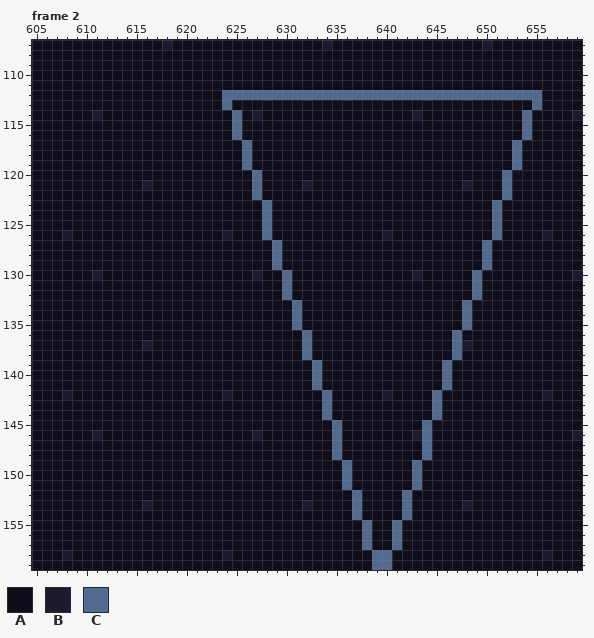
Pixel-art file: assets/images/scratch/scratch.aseprite. That is the earlier state.
896x160 pixels, 2 frames. Colours within 5 levels of each other are drawn and written as one. Shown: frame 2: x 605..659, y 107..159. The commit also changed other frames or places, which this record leaves out.
Visible layers, top first: "masks", "Layer 5", "characters", "Layer 4", "furniture", "level_purple".
Palette (. is transparent): A #110e1c  B #1e192e  C #536a90
Pixels before, frame 2 (only the part around the change), first column x 605:
107 AAAAAAAAAAAAABAAAAAAAAAAAAAAABAAAAAAAAAAAAAAABAAAAAAAAA
108 AAAAAAAAAAAAAAAAAAAAAAAAAAAAAAAAAAAAAAAAAAAAAAAAAAAAAAA
109 AAAAAAAAAAAAAAAAAAAAAAAAAAAAAAAAAAAAAAAAAAAAAAAAAAAAAAA
110 AAAAAAAAAAAAAAAAAAAAAAAAAAAAAAAAAAAAAAAAAAAAAAAAAAAAAAA
111 AAAAAAAAAAAAAAAAAAAAAAAAAAAAAAAAAAAAAAAAAAAAAAAAAAAAAAA
112 AAAAAAAAAAAAAAAAAAACCCCCCCCCCCCCCCCCCCCCCCCCCCCCCCCAAAA
113 AAAAAAAAAAAAAAAAAAACAAAAAAAAAAAAAAAAAAAAAAAAAAAAAACAAAA
114 AAAAAABAAAAAAAAAAAAACABAAAAAAAAAAAAAAABAAAAAAAAAACAAAAB
115 AAAAAAAAAAAAAAAAAAAACAAAAAAAAAAAAAAAAAAAAAAAAAAAACAAAAA
116 AAAAAAAAAAAAAAAAAAAACAAAAAAAAAAAAAAAAAAAAAAAAAAAACAAAAA
117 AAAAAAAAAAAAAAAAAAAAACAAAAAAAAAAAAAAAAAAAAAAAAAACAAAAAA
118 AAAAAAAAAAAAAAAAAAAAACAAAAAAAAAAAAAAAAAAAAAAAAAACAAAAAA
119 AAAAAAAAAAAAAAAAAAAAACAAAAAAAAAAAAAAAAAAAAAAAAAACAAAAAA
120 AAAAAAAAAAAAAAAAAAAAAACAAAAAAAAAAAAAAAAAAAAAAAACAAAAAAA
121 AAAAAAAAAAABAAAAAAAAAACAAAABAAAAAAAAAAAAAAABAAACAAAAAAA
122 AAAAAAAAAAAAAAAAAAAAAACAAAAAAAAAAAAAAAAAAAAAAAACAAAAAAA
123 AAAAAAAAAAAAAAAAAAAAAAACAAAAAAAAAAAAAAAAAAAAAACAAAAAAAA
124 AAAAAAAAAAAAAAAAAAAAAAACAAAAAAAAAAAAAAAAAAAAAACAAAAAAAA
125 AAAAAAAAAAAAAAAAAAAAAAACAAAAAAAAAAAAAAAAAAAAAACAAAAAAAA
126 AAABAAAAAAAAAAAAAAABAAACAAAAAAAAAAABAAAAAAAAAACAAAABAAA
127 AAAAAAAAAAAAAAAAAAAAAAAACAAAAAAAAAAAAAAAAAAAACAAAAAAAAA
128 AAAAAAAAAAAAAAAAAAAAAAAACAAAAAAAAAAAAAAAAAAAACAAAAAAAAA
129 AAAAAAAAAAAAAAAAAAAAAAAACAAAAAAAAAAAAAAAAAAAACAAAAAAAAA
130 AAAAAABAAAAAAAAAAAAAAABAACAAAAAAAAAAAABAAAAACAAAAAAAAAB
131 AAAAAAAAAAAAAAAAAAAAAAAAACAAAAAAAAAAAAAAAAAACAAAAAAAAAA
132 AAAAAAAAAAAAAAAAAAAAAAAAACAAAAAAAAAAAAAAAAAACAAAAAAAAAA
133 AAAAAAAAAAAAAAAAAAAAAAAAAACAAAAAAAAAAAAAAAACAAAAAAAAAAA
134 AAAAAAAAAAAAAAAAAAAAAAAAAACAAAAAAAAAAAAAAAACAAAAAAAAAAA
135 AAAAAAAAAAAAAAAAAAAAAAAAAACAAAAAAAAAAAAAAAACAAAAAAAAAAA
136 AAAAAAAAAAAAAAAAAAAAAAAAAAACAAAAAAAAAAAAAACAAAAAAAAAAAA
137 AAAAAAAAAAABAAAAAAAAAAAAAAACAAAAAAAAAAAAAACBAAAAAAAAAAA
138 AAAAAAAAAAAAAAAAAAAAAAAAAAACAAAAAAAAAAAAAACAAAAAAAAAAAA
139 AAAAAAAAAAAAAAAAAAAAAAAAAAAACAAAAAAAAAAAACAAAAAAAAAAAAA
140 AAAAAAAAAAAAAAAAAAAAAAAAAAAACAAAAAAAAAAAACAAAAAAAAAAAAA
141 AAAAAAAAAAAAAAAAAAAAAAAAAAAACAAAAAAAAAAAACAAAAAAAAAAAAA
142 AAABAAAAAAAAAAAAAAABAAAAAAAAACAAAAABAAAACAAAAAAAAAABAAA
143 AAAAAAAAAAAAAAAAAAAAAAAAAAAAACAAAAAAAAAACAAAAAAAAAAAAAA
144 AAAAAAAAAAAAAAAAAAAAAAAAAAAAACAAAAAAAAAACAAAAAAAAAAAAAA
145 AAAAAAAAAAAAAAAAAAAAAAAAAAAAAACAAAAAAAACAAAAAAAAAAAAAAA
146 AAAAAABAAAAAAAAAAAAAAABAAAAAAACAAAAAAABCAAAAAAAAAAAAAAB
147 AAAAAAAAAAAAAAAAAAAAAAAAAAAAAACAAAAAAAACAAAAAAAAAAAAAAA
148 AAAAAAAAAAAAAAAAAAAAAAAAAAAAAACAAAAAAAACAAAAAAAAAAAAAAA
149 AAAAAAAAAAAAAAAAAAAAAAAAAAAAAAACAAAAAACAAAAAAAAAAAAAAAA
150 AAAAAAAAAAAAAAAAAAAAAAAAAAAAAAACAAAAAACAAAAAAAAAAAAAAAA
151 AAAAAAAAAAAAAAAAAAAAAAAAAAAAAAACAAAAAACAAAAAAAAAAAAAAAA
152 AAAAAAAAAAAAAAAAAAAAAAAAAAAAAAAACAAAACAAAAAAAAAAAAAAAAA
153 AAAAAAAAAAABAAAAAAAAAAAAAAABAAAACAAAACAAAAABAAAAAAAAAAA
154 AAAAAAAAAAAAAAAAAAAAAAAAAAAAAAAACAAAACAAAAAAAAAAAAAAAAA
155 AAAAAAAAAAAAAAAAAAAAAAAAAAAAAAAAACAACAAAAAAAAAAAAAAAAAA
156 AAAAAAAAAAAAAAAAAAAAAAAAAAAAAAAAACAACAAAAAAAAAAAAAAAAAA
157 AAAAAAAAAAAAAAAAAAAAAAAAAAAAAAAAACAACAAAAAAAAAAAAAAAAAA
158 AAABAAAAAAAAAAAAAAABAAAAAAAAAAAAAACCAAAAAAAAAAAAAAABAAA
159 AAAAAAAAAAAAAAAAAAAAAAAAAAAAAAAAAACCAAAAAAAAAAAAAAAAAAA
The result:
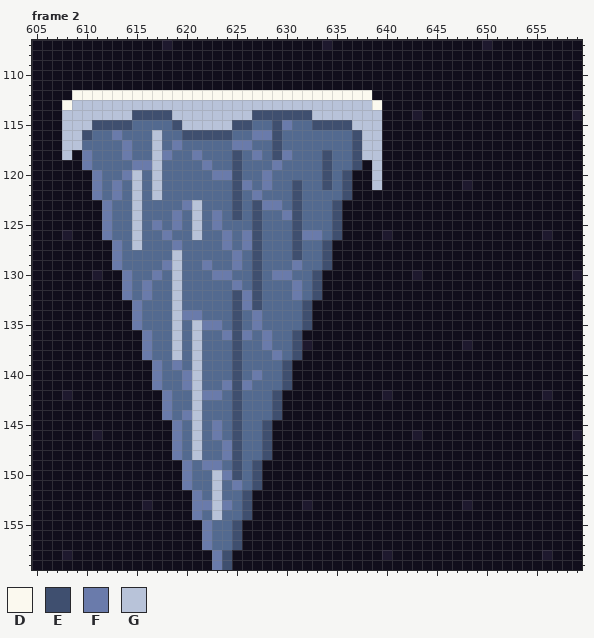
Colours new in this view: D #fbf9ef  E #3f4f6f  F #6a7bab  G #b8c3d9
From old to new:
Changed rows in their new state; - is an unchanged pixel.
Frame 2, layer "characters":
first column x 608:
112 -DDDDDDDDDDDDDDDDDDDDDDDDDDDDDDAAAAAAAAAAAAAAAAA
113 DGGGGGGGGGGGGGGGGGGGGGGGGGGGGGGD---------------A
114 GGGGGGGEEEEGGGGGGGGEEEEEEGGGGGGG--------------A-
115 GGGEEEECCCCEGGGGGEECCEFCCEEEEGGG--------------A-
116 GGECCFCCCGCCEEEEE-CFFECCCCCCCEGG--------------A-
117 GGCCCCFCCGCFCCCCCFFCCECCCCCCCEGG-------------A--
118 G-FCCCFCCGFCCFCCCE-FCEFCCCECCEGG-------------A--
119 --FCCCCFFGCCCCFCCE-CCFCCCCECCE-G-------------A--
120 ---FCCFGCGCCCCCFFEC-FCCCCCECE--G------------A---
121 ---FCFCGCGCCCCCCCEF-FCCECCECE--G------------A---
122 ---FCFCGCGCCCCCCCECFCCCECCCCE---------------A---
123 ----FCCGCCCCFGCCCECEFFCECCCE---------------A----
124 ----FCCGCCCFCGCFCECE-CFECCCE---------------A----
125 ----FCCGCFCFCGCFCCCE-CCECCCE---------------A----
126 ----FCCGCCFCCGCCFCFE-CCEFFCE---------------A----
127 -----FCGCCCFCCCCFCFEC-CECCE---------------A-----
128 -----FCCCCCGCCCCCFCEC-CECCE---------------A-----
129 -----FCCCCFGCCFCCFCEC-CFCCE---------------A-----
130 ------FCCFCGCCCFFCCECFFCCE---------------A------
131 ------FCFCCGCCCCCFCECC-FCE---------------A------
132 ------FCFCCGCCCCCEFECC-FCE---------------A------
133 -------FCCCGCCCCCEFECCC-E---------------A-------
134 -------FCCCGFFCCCECFCCC-E---------------A-------
135 -------FCCCGCGFFCECFCCC-E---------------A-------
136 --------FCCGCGCCFEFCFCCEA--------------A--------
137 --------FCCGCGCCCECCFCCEB--------------A--------
138 --------FCCGCGCCCECCCFCEA--------------A--------
139 ---------FCFCGCCCECCCCE--A------------A---------
140 ---------FCCFGCCCECFCCE--A------------A---------
141 ---------FCCFGCCFEFCCCE--A------------A---------
142 ----------FCCGFFCECCCE----A----------A----------
143 ----------FCCGCCCECCCE----A----------A----------
144 ----------FCFGCCCECCCE----A----------A----------
145 -----------FCGCFCECCE------A--------A-----------
146 -----------FCGCFCECCE------A--------A-----------
147 -----------FCGCCFECCE------A--------A-----------
148 -----------FCGCCFECCE------A--------A-----------
149 ------------FCFFCECE--------A------A------------
150 ------------FCCGFECE--------A------A------------
151 ------------FCCGCFCE--------A------A------------
152 -------------FCGCCE----------A----A-------------
153 -------------FFGFCE----------A----A-------------
154 -------------FCGCCE----------A----A-------------
155 --------------FCCE------------A--A--------------
156 --------------FCCE------------A--A--------------
157 --------------FCCE------------A--A--------------
158 ---------------FE--------------AB---------------
159 ---------------FE--------------AA---------------
